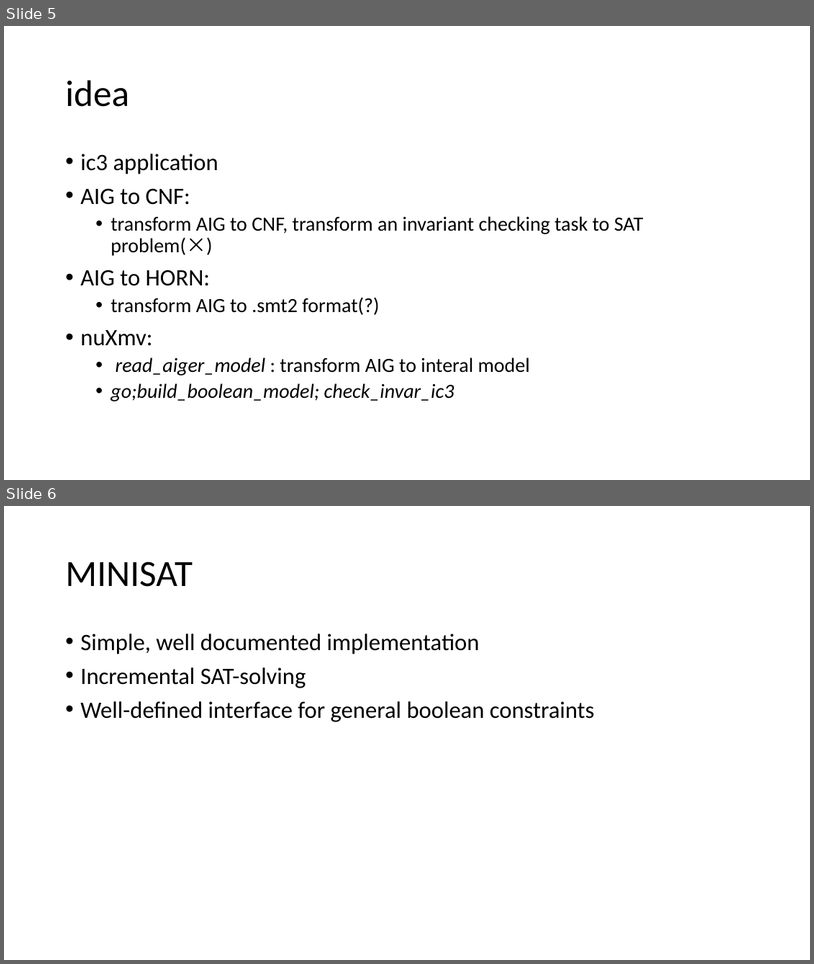
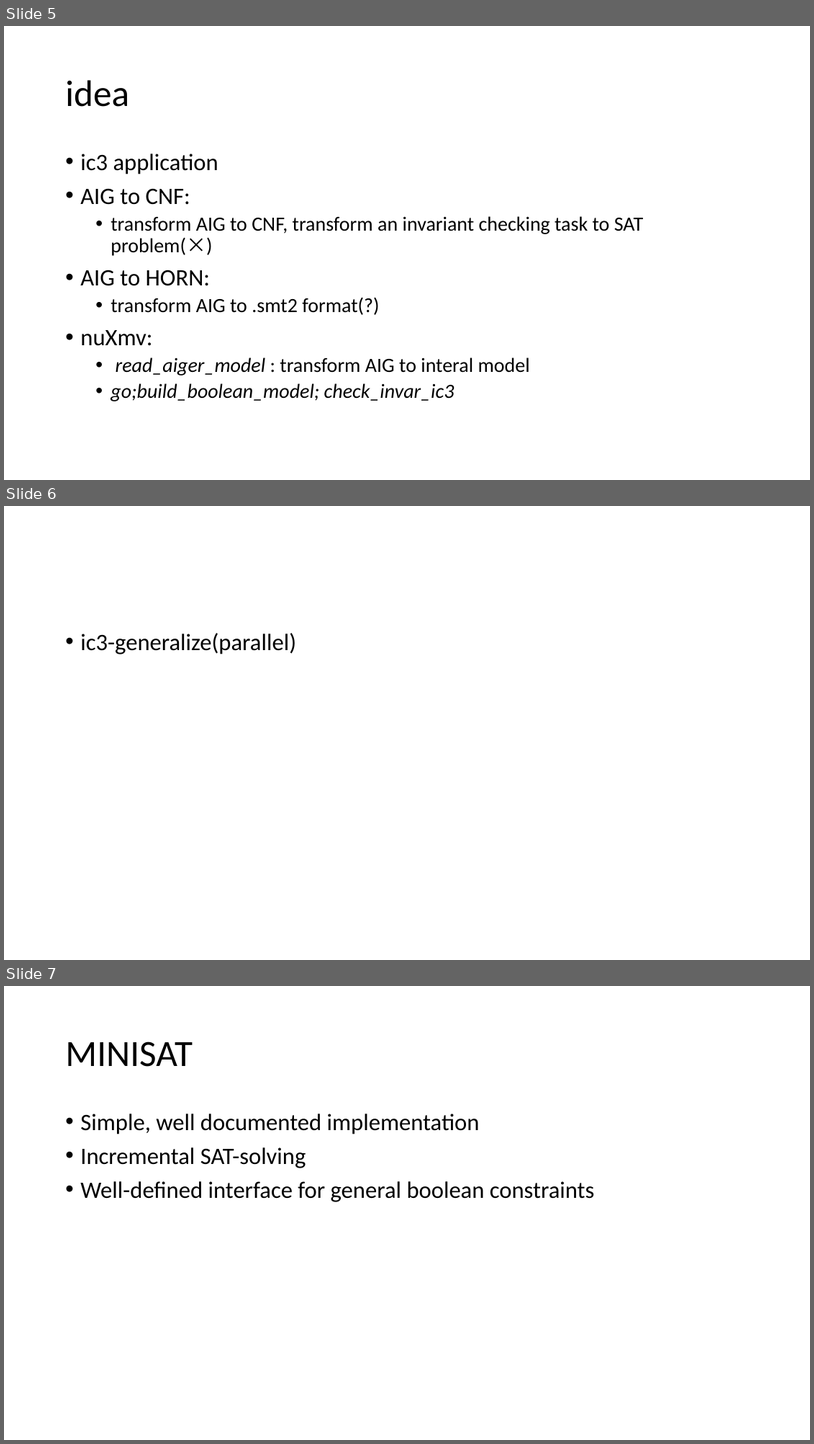
Before and after one commit to bacmive/paper_notes, a slide deck: notes11-sat smt.pptx. Shown one above the other, each under a label of ours: slides 5 and 6 before the commit, slides 5, 6 and 7 after it. The pictures are 814x964 and 814x1444 pixels, drawn with LibreOffice and Linux fonts; fonts in the diff are those of the drawing. Boxes give left, top, right and bottom in pixels: in the first picture for what was removed or moved away, otherwise in the second. Text is boxed around its words. In the diff, an @@ line names an element or a change of style, - is before the commit and + after.

```diff
--- a/notes11-sat smt.pptx
+++ b/notes11-sat smt.pptx
@@ slide 6 added at <box>4,506,810,960</box>, background #FFFFFF @@
@@ text added at <box>80,633,296,654</box>, 28 pt, text #000000 @@
+• ic3-generalize(parallel)
@@ what was slide 6 is now slide 7 @@
```
Also in this commit, not shown: 1 other file.
